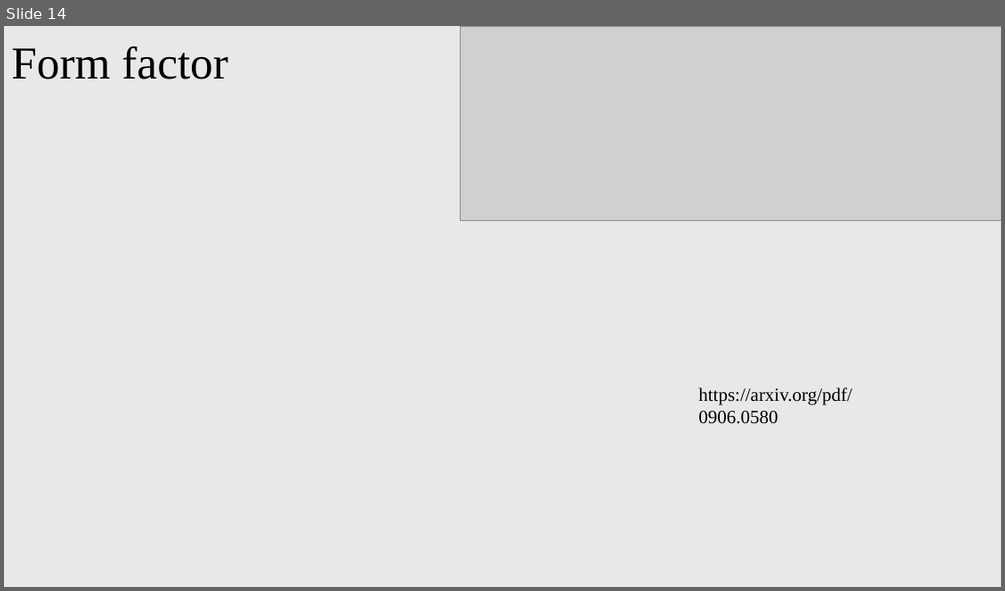
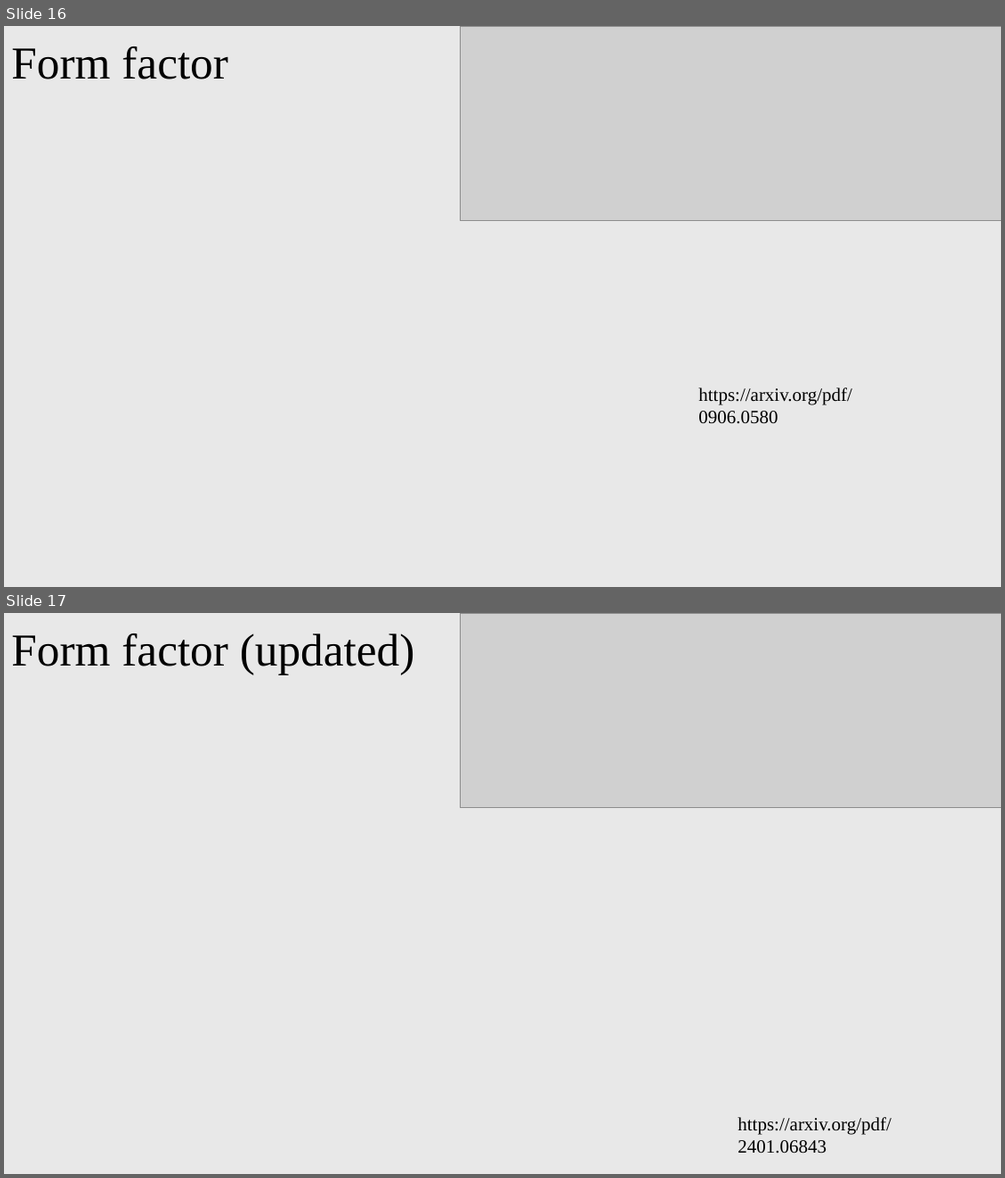
Before and after one commit to PeiranLi001/mCP_BDX, a slide deck: presentation/mCP_BDX.pptx. Shown one above the other, each under a label of ours: slide 14 before the commit, slides 16 and 17 after it. The pictures are 1005x591 and 1005x1178 pixels, drawn with LibreOffice and Linux fonts; fonts in the diff are those of the drawing; grey boxes stand for pictures. Boxes give left, top, right and bottom in pixels: in the first picture for what was removed or moved away, otherwise in the second. Text is boxed around its words. In the diff, an @@ line names an element or a change of style, - is before the commit and + after.

```diff
--- a/presentation/mCP_BDX.pptx
+++ b/presentation/mCP_BDX.pptx
@@ slide 17 added at [4, 613, 1001, 1174], background #E8E8E8 @@
@@ title added at [11, 633, 415, 675], 44 pt, text #000000 @@
+Form factor (updated)
@@ picture added at [461, 613, 1001, 807] @@
@@ text added at [737, 1117, 890, 1153], 18 pt, text #000000 @@
+https://arxiv.org/pdf/2401.06843
@@ what was slide 14 is now slide 16 @@
```
Also in this commit, not shown: 4 slides changed, 13 other slides added, 5 other files.
